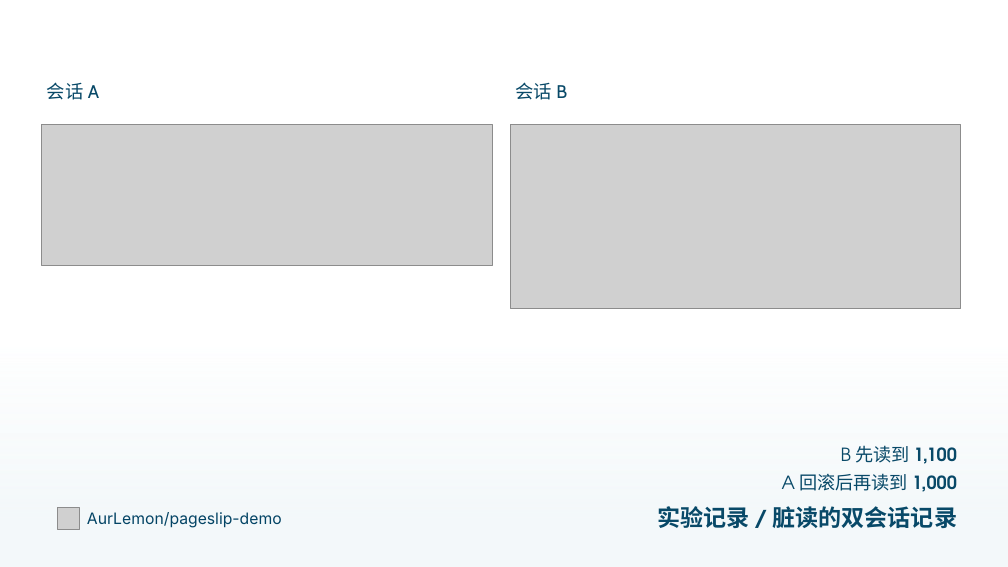
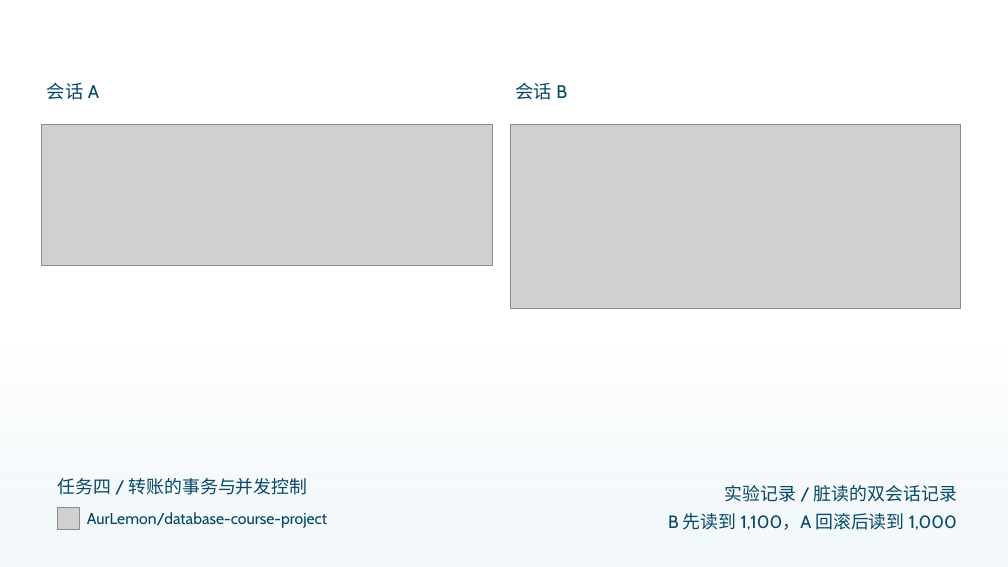
Before and after one commit to AurLemon/pageslip-demo, a slide deck: slide 18 of presentations/task-4-transactions.pptx. Drawn at 1008x567 pixels with LibreOffice and Linux fonts; fonts in the diff are those of the drawing; grey boxes stand for pictures. Boxes give left, top, right and bottom in pixels: in the first picture for what was removed or moved away, otherwise in the second. Text is boxed around its words. In the diff, an @@ line names an element or a change of style, - is before the commit and + after.

```diff
--- a/presentations/task-4-transactions.pptx
+++ b/presentations/task-4-transactions.pptx
@@ text removed at [841,445,957,464] @@
-B 先读到 1,100
@@ text added at [57,478,308,495], 17 pt, text #084968 @@
+任务四 / 转账的事务与并发控制
@@ text "实验记录 / 脏读的双会话记录": place and size @@
-text "实验记录 / 脏读的双会话记录" at [657,506,957,528]
+text "实验记录 / 脏读的双会话记录" at [725,485,957,502]
@@ text "实验记录 / 脏读的双会话记录" at [725,485,957,502]: size 22 to 17 pt, bold off @@
@@ text at [87,512,327,528]: text changed; font Inter to Cabin @@
-AurLemon/pageslip-demo
+AurLemon/database-course-project
@@ text at [668,513,957,530]: text changed; size 17.3 to 17 pt; font TeX Gyre Adventor to Cabin @@
-A 回滚后再读到 1,000
+B 先读到 1,100，A 回滚后读到 1,000
```
Also in this commit, not shown: 21 other slides changed, 2 other files.
